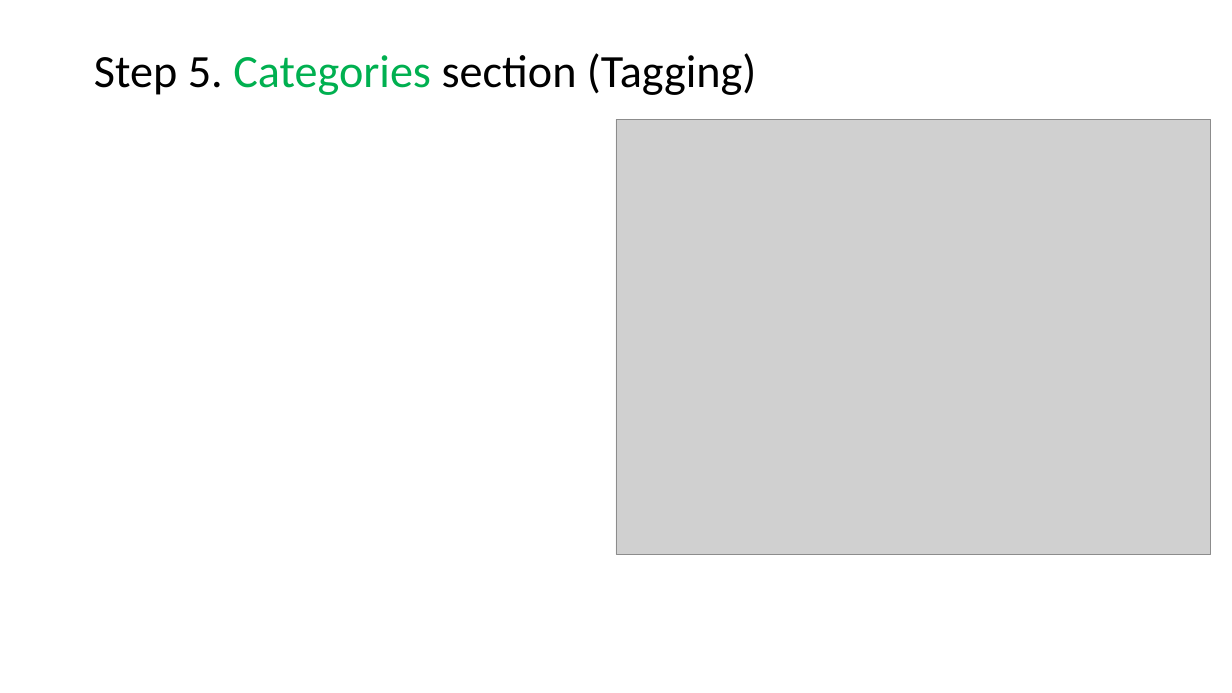
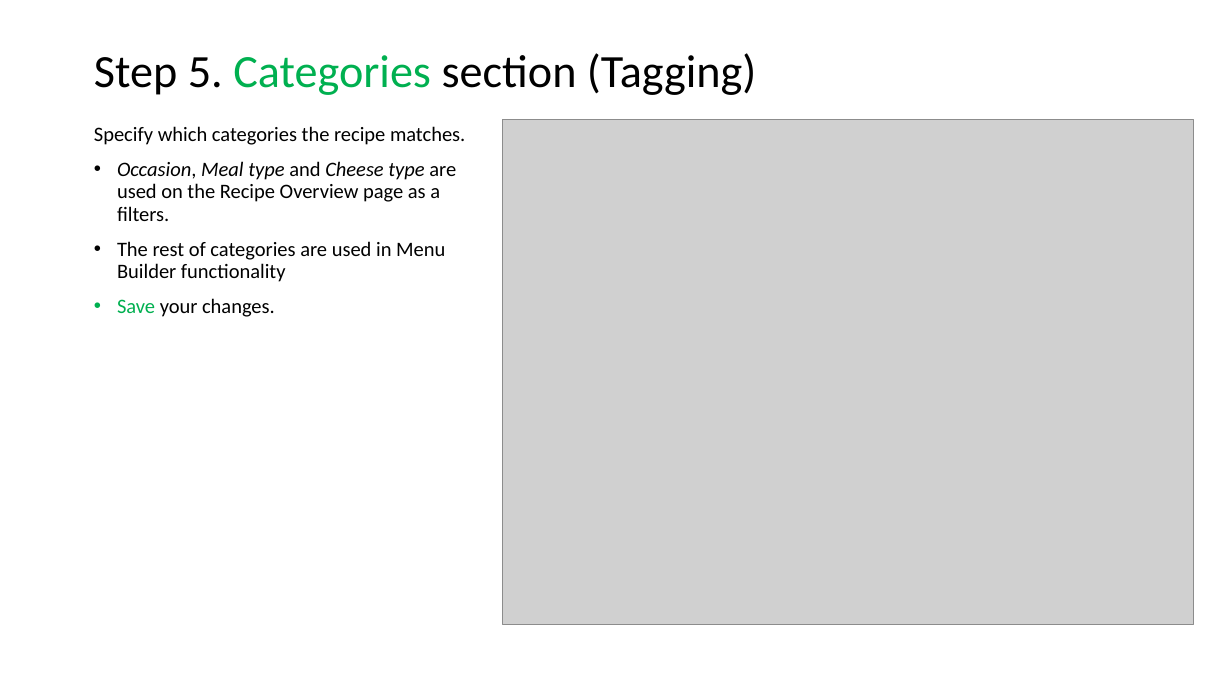
Before and after one commit to MaryLevchuk/rdb-guide, a slide deck: slide 6 of RDB. Create a recipe from scratch.pptx. Drawn at 1232x693 pixels with LibreOffice and Linux fonts; fonts in the diff are those of the drawing; grey boxes stand for pictures. Boxes give left, top, right and bottom in pixels: in the first picture for what was removed or moved away, otherwise in the second. Text is boxed around its words. In the diff, an @@ line names an element or a change of style, - is before the commit and + after.

Commit message:
Completed Creating recipe from scratch

```diff
--- a/RDB. Create a recipe from scratch.pptx
+++ b/RDB. Create a recipe from scratch.pptx
@@ picture: place and size @@
-picture at <box>616,119,1212,555</box>
+picture at <box>503,119,1193,624</box>
@@ text added at <box>94,126,465,317</box>, 16 pt, text #000000 @@
+Specify which categories the recipe matches.
+• Occasion, Meal type and Cheese type are used on the Recipe Overview page as a filters.
+• The rest of categories are used in Menu Builder functionality
+• Save your changes.
```
Also in this commit, not shown: 5 slides added, 1 slide removed.
